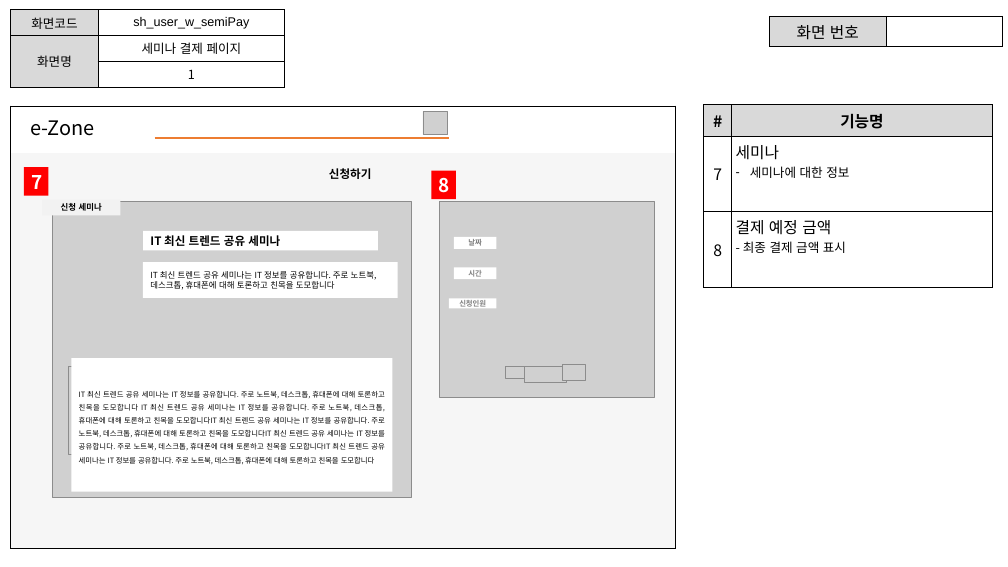
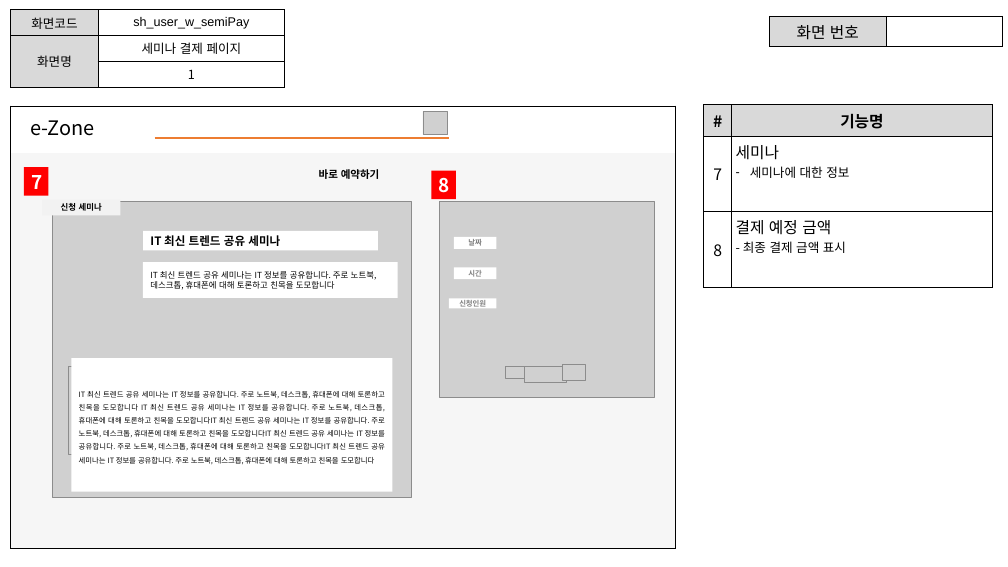
Before and after one commit to ezenteam2/e-Zone, a slide deck: slide 19 of 0 발표용 파워포인트/project05 - 파워포인트 종합 - 서희.pptx. Drawn at 1008x567 pixels with LibreOffice and Linux fonts; fonts in the diff are those of the drawing; grey boxes stand for pictures. Boxes give left, top, right and bottom in pixels: in the first picture for what was removed or moved away, otherwise in the second. Text is boxed around its words. In the diff, an @@ line names an element or a change of style, - is before the commit and + after.

```diff
--- a/0 발표용 파워포인트/project05 - 파워포인트 종합 - 서희.pptx
+++ b/0 발표용 파워포인트/project05 - 파워포인트 종합 - 서희.pptx
@@ rectangle added at [312, 168, 395, 181], fill #F6F6F6, 10 pt, text #000000, bold @@
+바로 예약하기
```
Also in this commit, not shown: 9 other slides changed.
